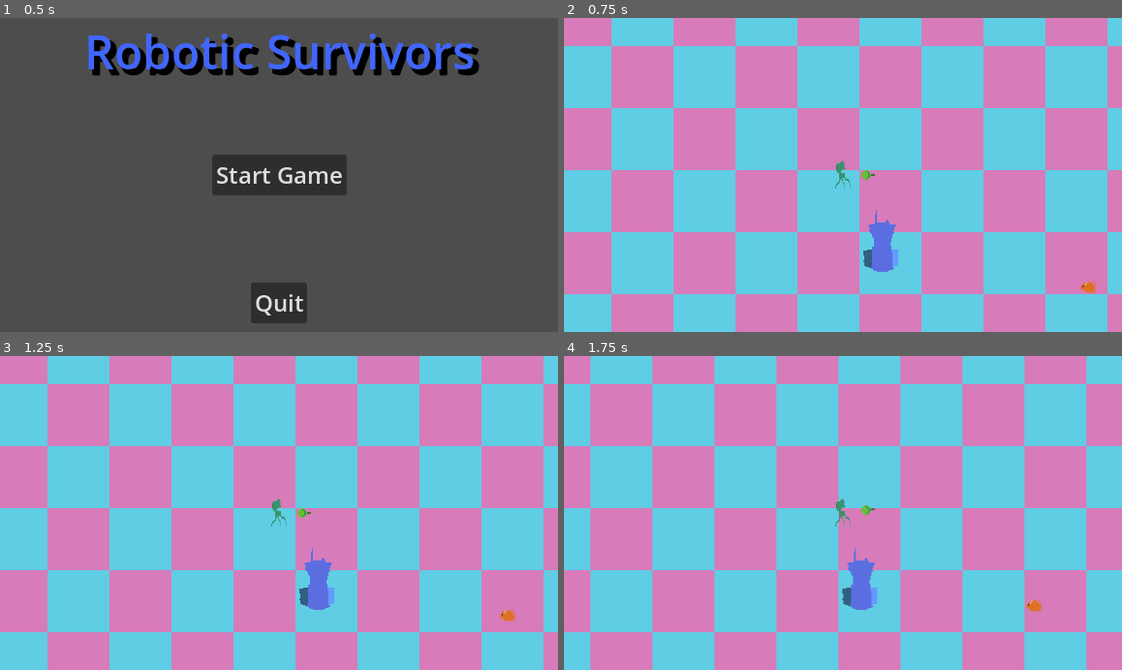
Above: before the commit, frames 1-4 (two rows, left to right).
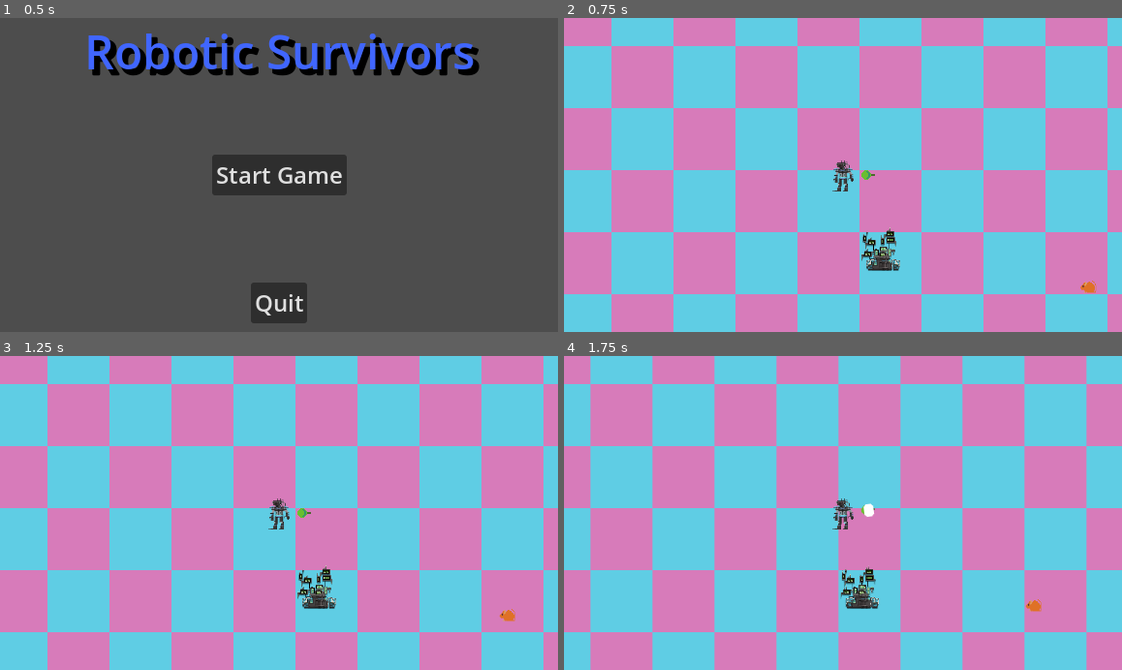
Above: after the commit, the same moments.

Repository: TeroOinonen/Robotic-Survivors
Game: Godot game, scene res://Scenes/UI/main_menu_ui.tscn
Two runs of this game, one before a commit and one after it. Both use one fixed random seed, a clock stepped at 60 frames per second and the inputs below.
Inputs (mouse positions are in pixels of both pictures, inside the frame that each line leads up to):
- Up to frame 1 (0.5 s): no input
- Up to frame 2 (0.75 s): click "Start Game" at 0.5 s
- Up to frame 3 (1.25 s): no input
- Up to frame 4 (1.75 s): tap Enter at 1.25 s; move the mouse to (965, 497) at 1.27 s; press the mouse at (965, 497) at 1.28 s; hold D (right) from 1.28 s (still down)

Frame 1 is identical in both runs. In frame 2, 1.1% of the frame differs, in the area x 48-61%, y 45-81%; in frame 3, 1.1%; in frame 4, 1.2%, in the area x 48-57%, y 45-81%.

Commit message:
Bullet spawns to correct location

Diff:
--- a/Scenes/Entities/control_tower.tscn
+++ b/Scenes/Entities/control_tower.tscn
@@ -1,13 +1,13 @@
 [gd_scene load_steps=5 format=3 uid="uid://ha4o7sbko1bc"]
 
 [ext_resource type="Script" path="res://Scripts/control_tower.gd" id="1_8jg2l"]
-[ext_resource type="Texture2D" uid="uid://k30ogsvygyqn" path="res://Assets/Textures/Entities/Control Tower.png" id="1_gdm0a"]
+[ext_resource type="Texture2D" uid="uid://brby678ke2nf5" path="res://Assets/Textures/Entities/Chair copie.png" id="2_4fgi2"]
 
 [sub_resource type="SpriteFrames" id="SpriteFrames_b2tov"]
 animations = [{
 "frames": [{
 "duration": 1.0,
-"texture": ExtResource("1_gdm0a")
+"texture": ExtResource("2_4fgi2")
 }],
 "loop": true,
 "name": &"default",
@@ -27,6 +27,8 @@
 script = ExtResource("1_8jg2l")
 
 [node name="AnimatedSprite2D" type="AnimatedSprite2D" parent="."]
+position = Vector2(0, 9)
+scale = Vector2(0.384615, 0.384615)
 sprite_frames = SubResource("SpriteFrames_b2tov")
 autoplay = "default"
 
--- a/Scenes/Entities/player.tscn
+++ b/Scenes/Entities/player.tscn
@@ -1,14 +1,14 @@
 [gd_scene load_steps=7 format=3 uid="uid://cdhri236uuiq5"]
 
 [ext_resource type="Script" path="res://Scripts/player.gd" id="1_kb8ds"]
-[ext_resource type="Texture2D" uid="uid://c2kv3idn4psjx" path="res://Assets/Textures/Entities/Droid.png" id="2_du7vn"]
+[ext_resource type="Texture2D" uid="uid://bvuovq0brqe26" path="res://Assets/Textures/Entities/Character 4 Blue.png" id="2_2638e"]
 [ext_resource type="PackedScene" uid="uid://b64j0pkmdv36d" path="res://Scenes/Items/gun.tscn" id="3_af1vc"]
 
 [sub_resource type="SpriteFrames" id="SpriteFrames_2qtun"]
 animations = [{
 "frames": [{
 "duration": 1.0,
-"texture": ExtResource("2_du7vn")
+"texture": ExtResource("2_2638e")
 }],
 "loop": true,
 "name": &"default",
@@ -31,7 +31,8 @@
 
 [node name="AnimatedSprite2D" type="AnimatedSprite2D" parent="."]
 clip_children = 2
-scale = Vector2(0.53125, 1)
+position = Vector2(0, 1)
+scale = Vector2(0.814815, 0.433333)
 sprite_frames = SubResource("SpriteFrames_2qtun")
 autoplay = "default"
 
@@ -43,7 +44,6 @@
 color = Color(1, 1, 1, 0)
 
 [node name="CollisionShape2D" type="CollisionShape2D" parent="."]
-visible = false
 shape = SubResource("CapsuleShape2D_2eslo")
 
 [node name="Camera2D" type="Camera2D" parent="."]
@@ -60,7 +60,6 @@
 collision_mask = 16
 
 [node name="CollisionShape2D" type="CollisionShape2D" parent="CollectArea"]
-visible = false
 shape = SubResource("CircleShape2D_o6m7v")
 
 [connection signal="body_entered" from="CollectArea" to="." method="_on_collect_area_body_entered"]
--- a/Scenes/Items/bullet.tscn
+++ b/Scenes/Items/bullet.tscn
@@ -22,9 +22,12 @@
 script = ExtResource("1_clktb")
 
 [node name="AnimatedSprite2D" type="AnimatedSprite2D" parent="."]
+position = Vector2(1, 0)
+rotation = 1.57079
 sprite_frames = SubResource("SpriteFrames_gcqrf")
 
 [node name="Area2D" type="Area2D" parent="."]
+rotation = 1.57079
 collision_layer = 8
 collision_mask = 6
 
--- a/Scenes/Items/gun.tscn
+++ b/Scenes/Items/gun.tscn
@@ -21,4 +21,4 @@
 [node name="AnimatedSprite2D" type="AnimatedSprite2D" parent="."]
 sprite_frames = SubResource("SpriteFrames_qoqac")
 
-[node name="BulletContainer" type="Node" parent="."]
+[node name="BulletContainer" type="Node2D" parent="."]
--- a/Scripts/bullet.gd
+++ b/Scripts/bullet.gd
@@ -26,7 +26,7 @@
 	var up_vector = get_global_transform().get_rotation()
 
 	# Move bullet forward
-	global_position *= up_vector * bullet_speed * delta
+	global_position += Vector2.RIGHT * bullet_speed * delta
 
 	# Reduce bullet age
 	bullet_age -= delta
--- a/Scripts/gun.gd
+++ b/Scripts/gun.gd
@@ -34,7 +34,11 @@
 
 func new_bullet():
 	var pew = bullet.instantiate()
+
+	# Add as child, then set as top level
 	bullet_container.add_child(pew)
+	pew.top_level = true
+
+	# After becoming top level, set the spawn position
 	pew.global_position = global_position
 	pew.global_rotation = global_rotation
-	pew.top_level = true
--- a/project.godot
+++ b/project.godot
@@ -12,7 +12,7 @@
 
 config/name="Robotic Survivors"
 run/main_scene="res://Scenes/UI/main_menu_ui.tscn"
-config/features=PackedStringArray("4.1", "Forward Plus")
+config/features=PackedStringArray("4.2", "Forward Plus")
 config/icon="res://icon.svg"
 
 [display]
Binary file added: Assets/Textures/Entities/Chair copie.png
Not shown, added: Assets/Textures/Entities/Chair copie.png.import
Binary file added: Assets/Textures/Entities/Character 4 Blue.png
Not shown, added: Assets/Textures/Entities/Character 4 Blue.png.import
